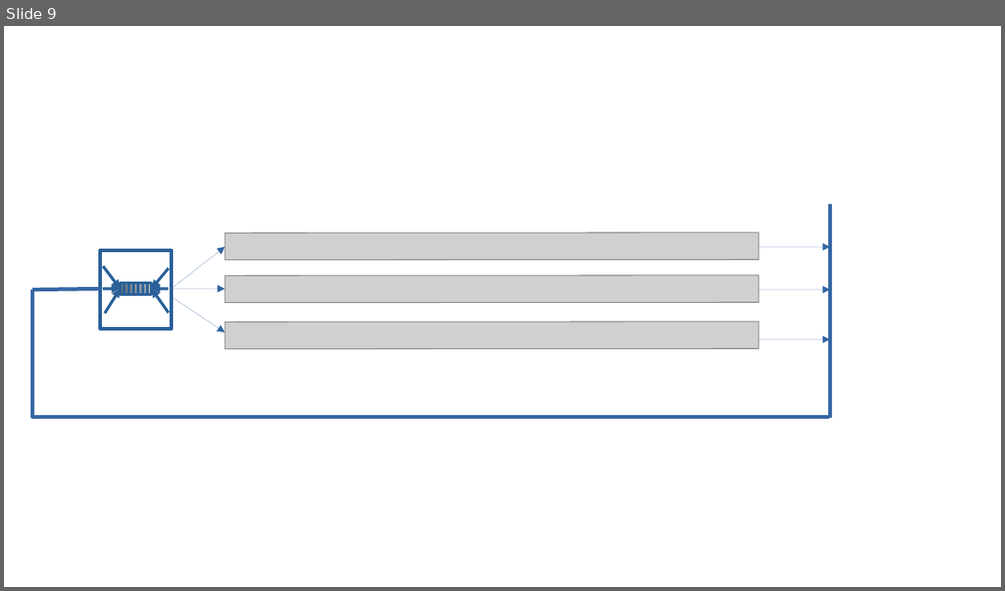
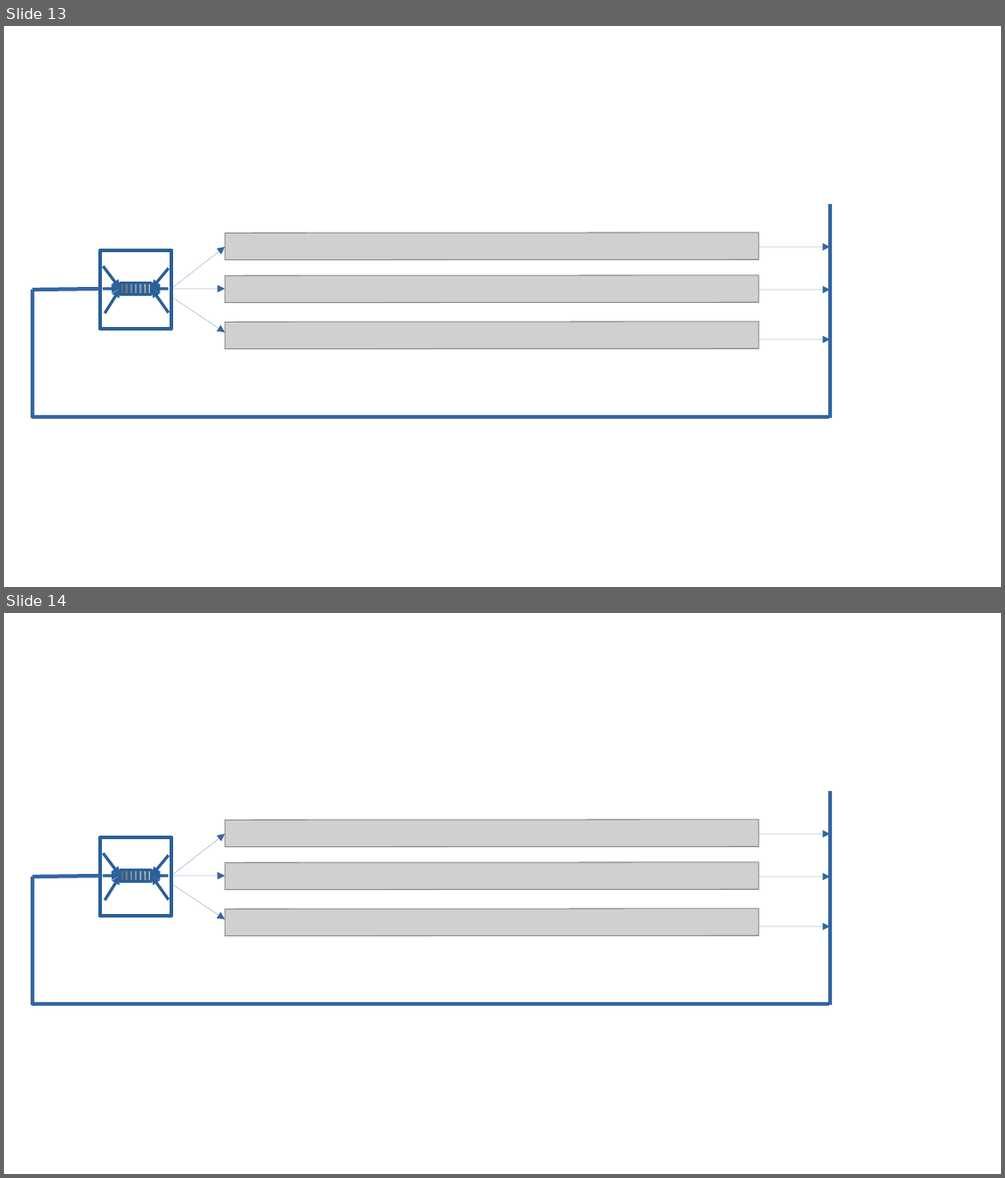
Before and after one commit to ApiValley/ApiFlows-Docs, a slide deck: presentation/Documentation_images_source.odp. Shown one above the other, each under a label of ours: slide 9 before the commit, slides 13 and 14 after it. The pictures are 1005x591 and 1005x1178 pixels, drawn with LibreOffice and Linux fonts; fonts in the diff are those of the drawing; grey boxes stand for pictures. Boxes give left, top, right and bottom in pixels: in the first picture for what was removed or moved away, otherwise in the second. Text is boxed around its words. In the diff, an @@ line names an element or a change of style, - is before the commit and + after.

```diff
--- a/presentation/Documentation_images_source.odp
+++ b/presentation/Documentation_images_source.odp
@@ slide 14 added at [4,613,1001,1174], background #FFFFFF @@
@@ line added from (830, 791) to (830, 1005), #3465A4 3 pt @@
@@ picture added at [225,820,759,847] @@
@@ arrow added from (171, 876) to (225, 834), #3465A4 0 pt @@
@@ arrow added from (760, 834) to (830, 834), #3465A4 0 pt @@
@@ line added from (32, 876) to (32, 1005), #3465A4 3 pt @@
@@ line added from (100, 876) to (32, 876), #3465A4 3 pt @@
@@ group added at [100,837,171,916]: 6 lines, 6 arrows, 2 rectangles @@
@@ arrow added from (171, 876) to (225, 876), #3465A4 0 pt @@
@@ picture added at [225,863,759,890] @@
@@ arrow added from (760, 876) to (830, 876), #3465A4 0 pt @@
@@ arrow added from (171, 884) to (225, 920), #3465A4 0 pt @@
@@ picture added at [225,908,759,936] @@
@@ arrow added from (760, 926) to (830, 926), #3465A4 0 pt @@
@@ line added from (829, 1004) to (31, 1004), #3465A4 3 pt @@
@@ what was slide 9 is now slide 13 @@
```
Also in this commit, not shown: 2 slides changed, 6 other slides added, 3 other files.
